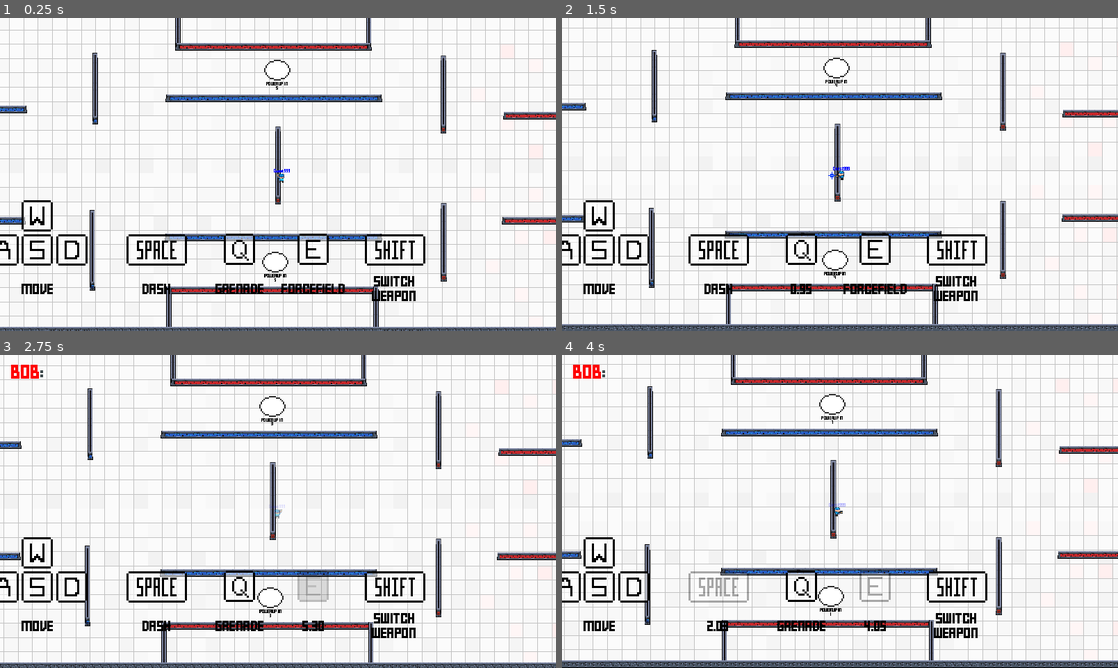
Above: before the commit, frames 1-4 (two rows, left to right).
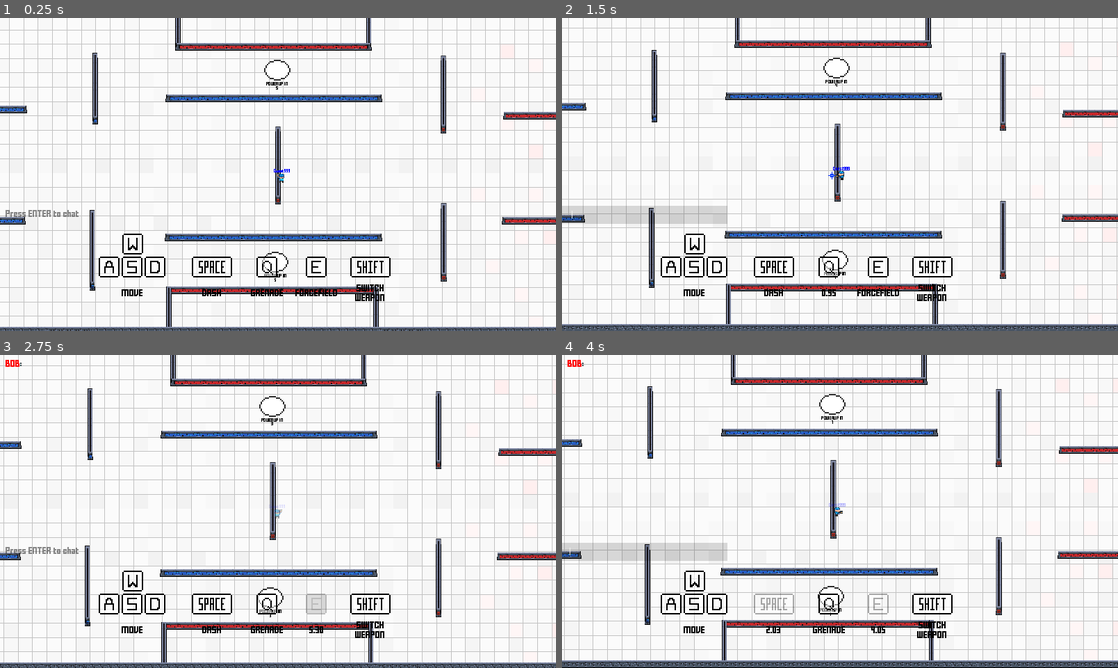
Above: after the commit, the same moments.

Repository: MarshallJDem/SuperCTF
Game: Godot game, scene res://GameContent/Main.tscn
Same seed, same stepped clock (60 frames per second), same inputs: the game is played once before the commit and once after it. This scene is started directly instead of the project's main scene. Sound files missing from this copy of the repository are replaced by a short silence.
Inputs (mouse positions are in pixels of both pictures, inside the frame that each line leads up to):
- Up to frame 1 (0.25 s): no input
- Up to frame 2 (1.5 s): tap Enter at 0.5 s; move the mouse to (962, 158) at 0.52 s; press the mouse at (962, 158) at 0.53 s; hold Right 0.53-1.28 s; tap Space at 0.77, 1.25 s; move the mouse to (728, 190) at 1.27 s; release the mouse at (728, 190) at 1.28 s; hold Down from 1.28 s (still down); right-click (728, 190) at 1.35 s
- Up to frame 3 (2.75 s): tap Space at 1.52 s; tap Enter at 2 s; move the mouse to (333, 442) at 2.02 s; release Down at 2.03 s; hold Right from 2.03 s (still down); hold E from 2.03 s (still down)
- Up to frame 4 (4 s): move the mouse to (812, 574) at 2.77 s; release Right at 2.78 s; release E at 2.78 s; hold Up 2.78-3.53 s; tap Shift at 2.85 s; tap Space at 3.02, 3.77 s; move the mouse to (1006, 558) at 3.52 s; hold Left from 3.53 s (still down); tap Enter at 3.6 s

The runs differ from the first frame. In frame 1, 4.4% of the frame differs, in the area x 0-77%, y 58-91%; in frame 2, 5.6%; in frame 3, 4.6%; in frame 4, 5.7%, in the area x 0-77%, y 1-91%.

Commit message:
Fixed chat box and other GUI elements

Diff:
--- a/GameContent/Main.tscn
+++ b/GameContent/Main.tscn
@@ -64,10 +64,9 @@
 script = ExtResource( 4 )
 
 [node name="LineEdit" type="LineEdit" parent="UI_Layer"]
-margin_top = 679.47
-margin_right = 294.0
-margin_bottom = 723.47
-rect_scale = Vector2( 2, 2 )
+margin_top = 347.562
+margin_right = 238.0
+margin_bottom = 373.562
 mouse_filter = 2
 custom_styles/focus = SubResource( 1 )
 custom_styles/normal = SubResource( 2 )
@@ -82,7 +81,6 @@
 [node name="Chat_Box" type="RichTextLabel" parent="UI_Layer"]
 margin_right = 292.0
 margin_bottom = 334.0
-rect_scale = Vector2( 2, 2 )
 custom_styles/normal = SubResource( 3 )
 custom_fonts/normal_font = ExtResource( 5 )
 bbcode_enabled = true
@@ -192,10 +190,7 @@
 anchor_top = 1.0
 anchor_right = 0.5
 anchor_bottom = 1.0
-margin_left = -32.0
-margin_top = -99.767
-margin_right = 20.0001
-margin_bottom = -79.7671
+margin_top = -81.0
 rect_scale = Vector2( 1.5, 1.5 )
 __meta__ = {
 "_edit_use_anchors_": false
--- a/GameContent/UI_Layer.gd
+++ b/GameContent/UI_Layer.gd
@@ -6,6 +6,8 @@
 func _ready():
 	var _err = $Leave_Match_Button.connect("pressed", self, "_leave_match_button_pressed");
 	_err = $Cancel_Button.connect("pressed", self, "_cancel_button_pressed");
+	get_tree().connect("screen_resized", self, "_screen_resized");
+	_screen_resized();
 
 func _process(delta):
 	if Globals.isServer:
@@ -103,6 +105,17 @@
 			$Ability_GUIs/RIGHT_GUI.modulate = Color(1,1,1,0.4);
 			$Ability_GUIs/Q_GUI.modulate = Color(1,1,1,0.4);
 
+func _screen_resized():
+	var window_size = OS.get_window_size();
+	if window_size.x < 500 or window_size.y < 200:
+		$Ability_GUIs.rect_scale = Vector2(0.5,0.5);
+	else:
+		$Ability_GUIs.rect_scale = Vector2(1,1);
+	$Chat_Box.margin_bottom = window_size.y * (0.6);
+	var size = $LineEdit.rect_size.y;
+	$LineEdit.margin_top = $Chat_Box.margin_bottom;
+	$LineEdit.margin_bottom = $LineEdit.margin_top + size;
+
 # Color 0 = blue, 1 = red
 func set_big_label_text(text, color):
 	clear_big_label_text();
--- a/TitleScreen.tscn
+++ b/TitleScreen.tscn
@@ -75,7 +75,7 @@
 position = Vector2( 10, -14 )
 scale = Vector2( 2, 2 )
 frames = SubResource( 1 )
-frame = 3
+frame = 1
 playing = true
 
 [node name="Area2D" type="Area2D" parent="Flag2" groups=[
--- a/project.godot
+++ b/project.godot
@@ -29,7 +29,6 @@
 
 window/size/width=1920
 window/size/height=1080
-window/size/resizable=false
 window/size/always_on_top=true
 window/size/test_width=1024
 window/size/test_height=600
